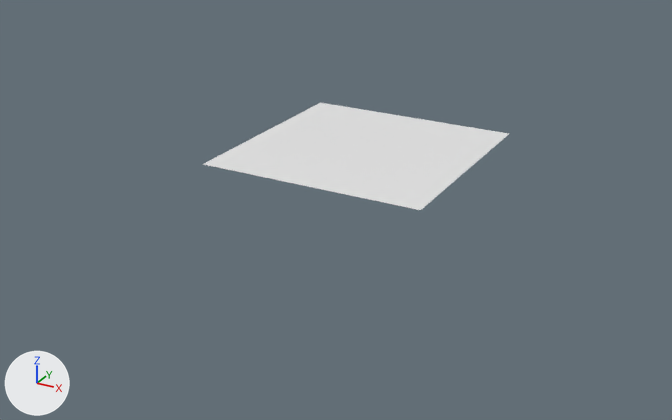
One commit to the FBX model dev/models/_128.fbx: the scene before it, then after it.
Before and after are seen from a 50 mm lens placed at (7.59, -6.85, 2.8), pointed at (3.95, -0.23, -0.52). Every picture has the same lights, and +X, +Y and +Z are marked at lower left. The first picture is the older version. Where no turn or scale is listed for an object, it has been applied to the vertices.
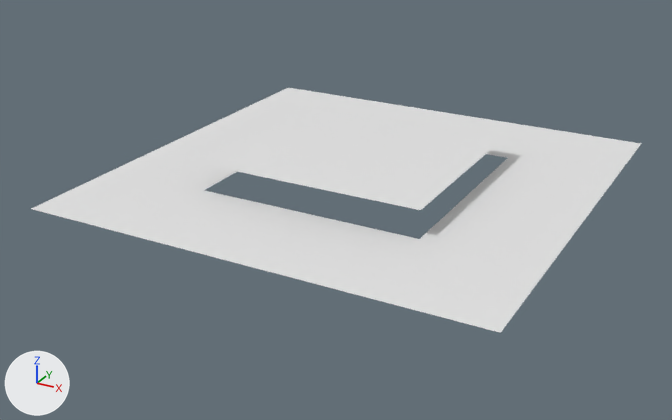
The newer file is also turned or shifted as a whole; pictures and numbers use the older file's frame.

Location of each change, [x1, y1, x2, y2] in pixels of the pictures (672 x 420 px):
'Plane.001', added: after [31, 88, 641, 333]

Edits to the bpy script that builds the scene:
```text
Add me_plane_003:
    me_plane_003.from_pydata(...)  # 3264 vertices, 3072 faces; spans x -2.0..2.0, y -2.0..2.0, z 0.0
Add ob_plane_001:
    ob_plane_001 = bpy.data.objects.new('Plane.001', me_plane_003)
    ob_plane_001.location = (4.074, 0.034, -0.237)
```
